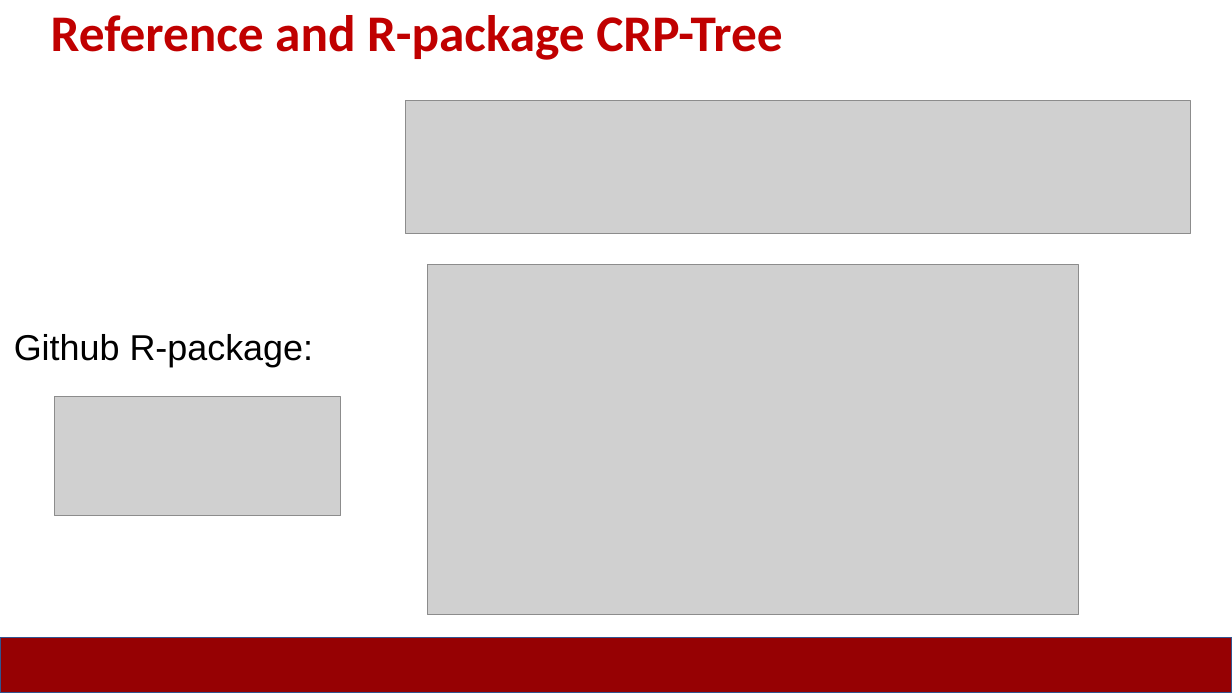
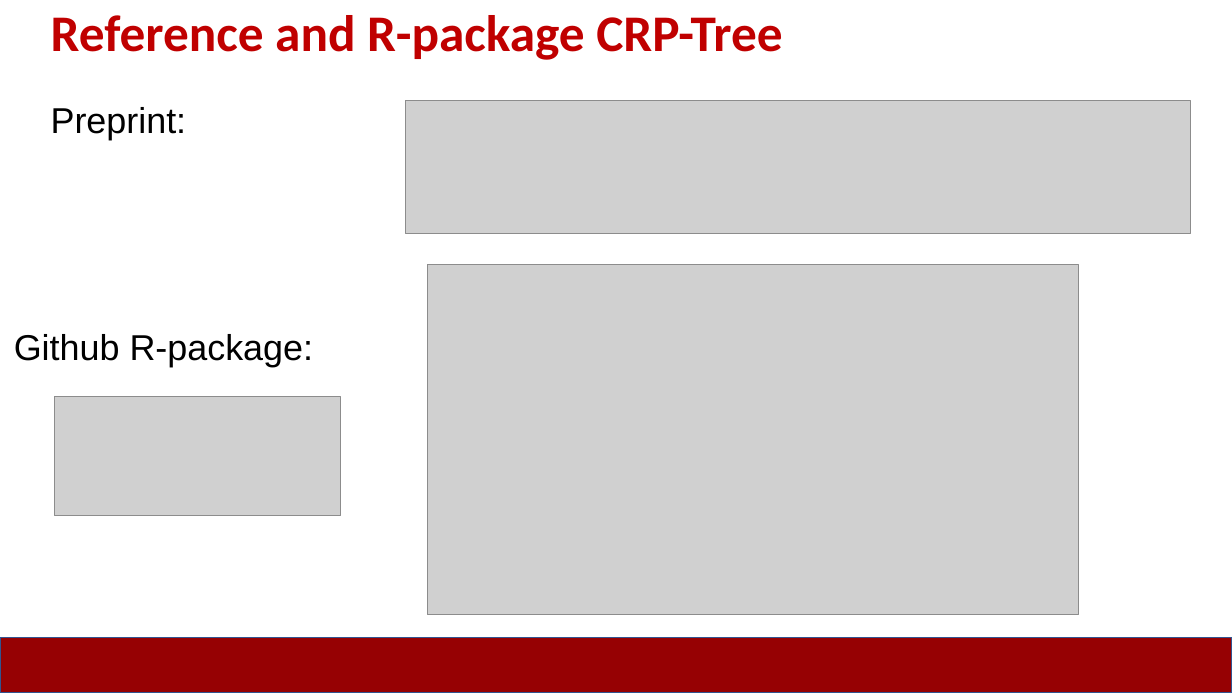
Before and after one commit to JuliaPalacios/SISMID_EvolutionaryDynamics, a slide deck: slide 32 of Lectures/2025-07-16_phylo_mapping.pptx (slide 42 before the commit). Drawn at 1232x693 pixels with LibreOffice and Linux fonts; fonts in the diff are those of the drawing; grey boxes stand for pictures. Boxes give left, top, right and bottom in pixels: in the first picture for what was removed or moved away, otherwise in the second. Text is boxed around its words. In the diff, an @@ line names an element or a change of style, - is before the commit and + after.

```diff
--- a/Lectures/2025-07-16_phylo_mapping.pptx
+++ b/Lectures/2025-07-16_phylo_mapping.pptx
@@ text added at [51, 107, 187, 140], 28 pt, text #000000 @@
+Preprint:
```
Also in this commit, not shown: 2 other slides changed, 10 slides removed.
